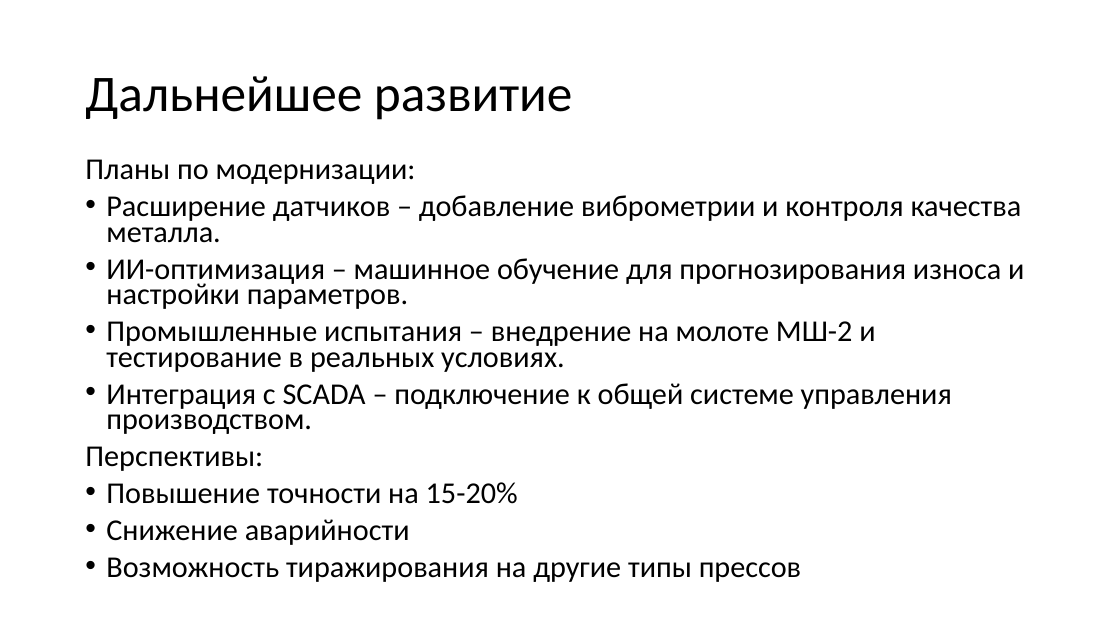
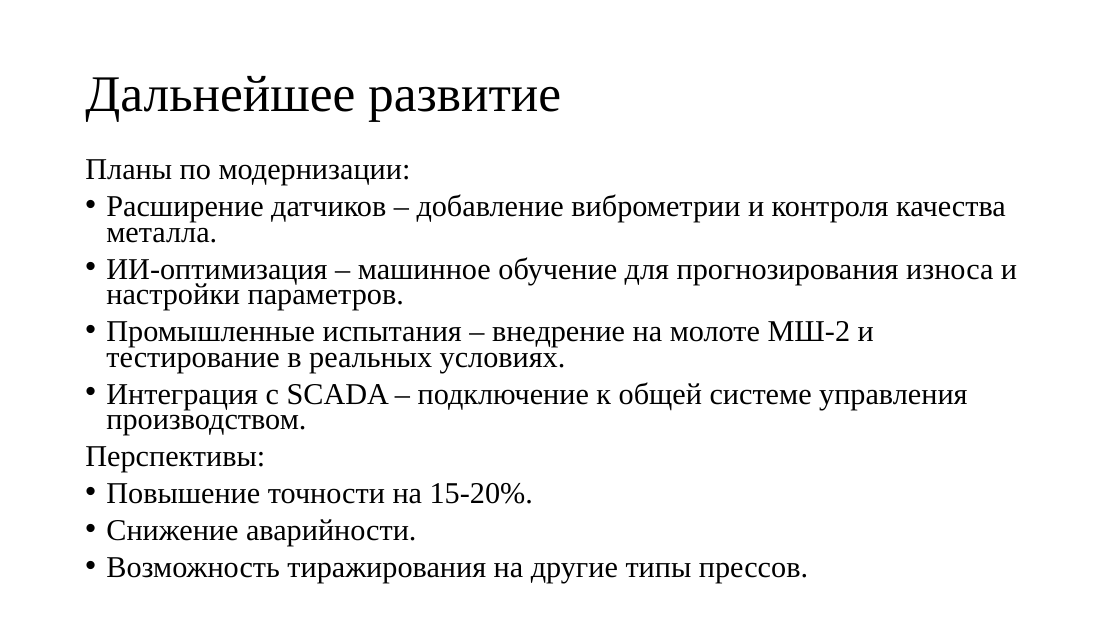
Before and after one commit to KeroDeep/Education, a slide deck: slide 10 of Novosibirsk_State_University/Курсовая работа/Презентация.pptx. Drawn at 1120x630 pixels with LibreOffice and Linux fonts; fonts in the diff are those of the drawing. Boxes give left, top, right and bottom in pixels: in the first picture for what was removed or moved away, otherwise in the second. Text is boxed around its words. In the diff, an @@ line names an element or a change of style, - is before the commit and + after.

```diff
--- a/Novosibirsk_State_University/Курсовая работа/Презентация.pptx
+++ b/Novosibirsk_State_University/Курсовая работа/Презентация.pptx
@@ title "Дальнейшее развитие" at (85,76,561,121): font Calibri to Times New Roman @@
@@ text at (85,159,1017,472): font Calibri to Times New Roman in "Планы по модернизации:", "Расширение датчиков – добавление виброметрии и контроля ...", "ИИ-оптимизация – машинное обучение для прогнозирования износ ...", "Промышленные испытания – внедрение на молоте МШ-2 ..." and 2 more places @@
@@ text at (106,483,808,583): text changed; font Calibri to Times New Roman @@
-• Повышение точности на 15-20%
-• Снижение аварийности
-• Возможность тиражирования на другие типы прессов
+• Повышение точности на 15-20%.
+• Снижение аварийности.
+• Возможность тиражирования на другие типы прессов.
```
Also in this commit, not shown: 10 other slides changed, 15 other files.
